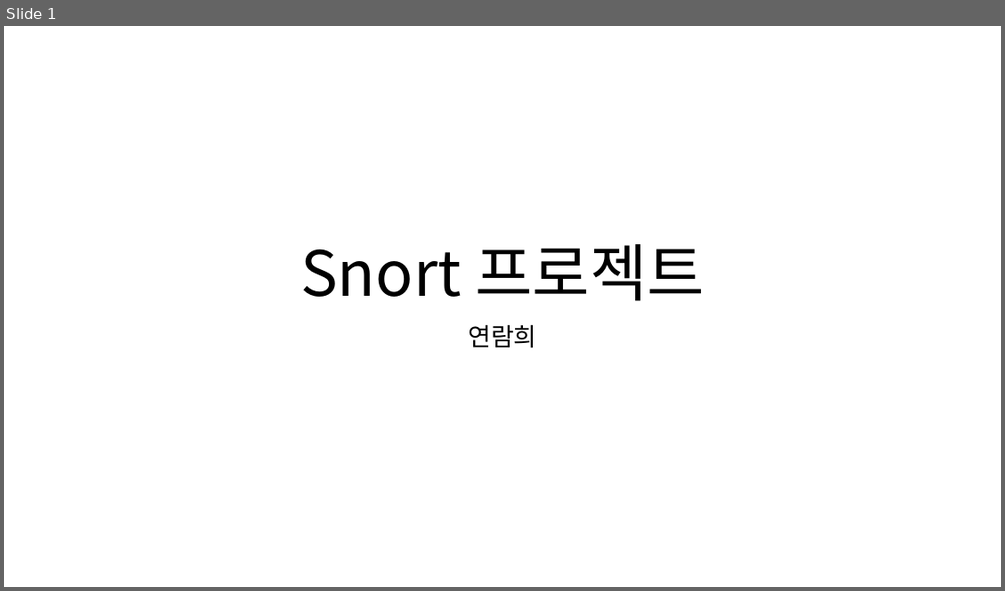
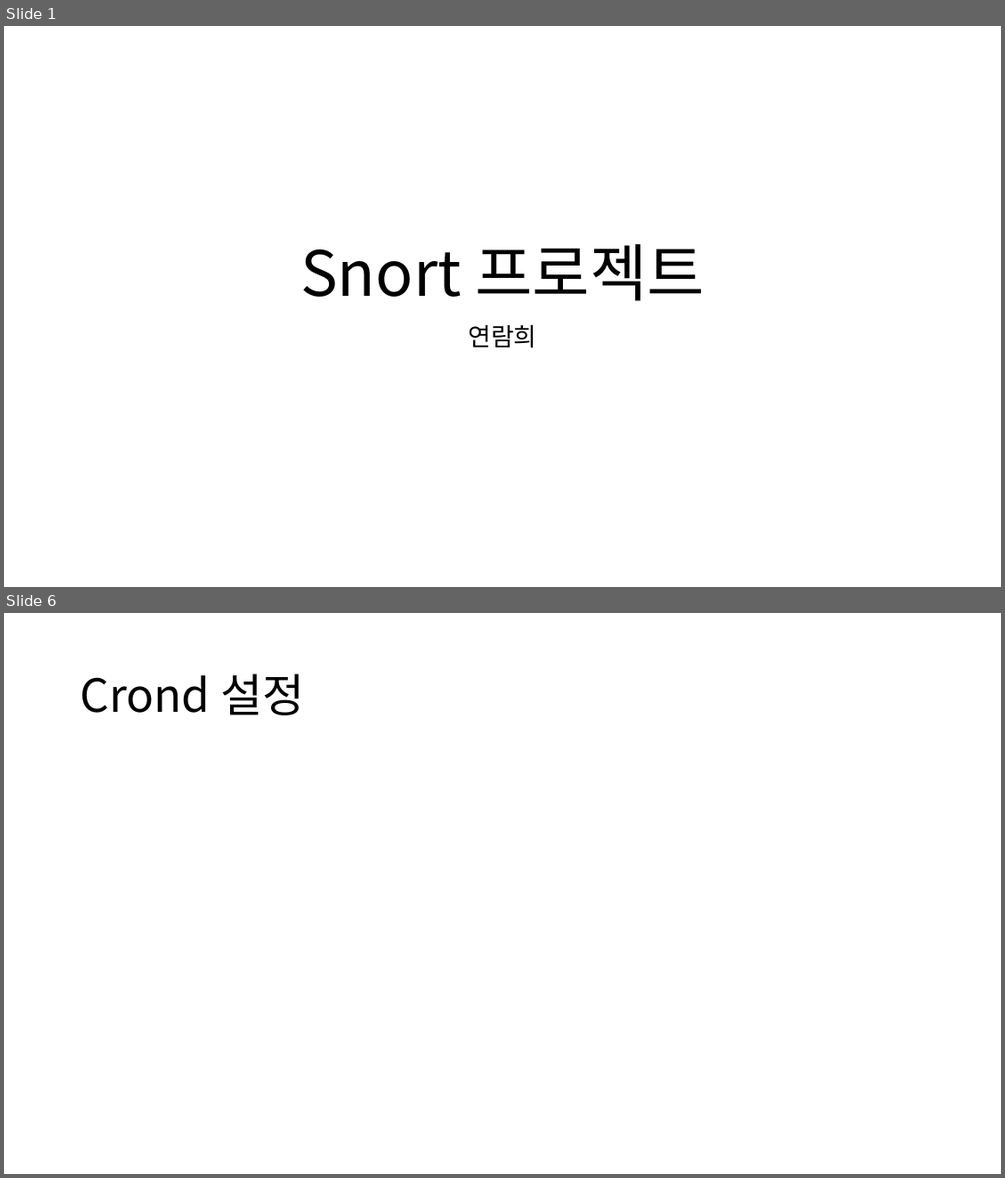
Before and after one commit to ramieeee/self_learning, a slide deck: semi_projects/보안탐지 및 SMS 알람/snort 프로젝트.pptx. Shown one above the other, each under a label of ours: slide 1 before the commit, slides 1 and 6 after it; the slides between them are not shown. The pictures are 1005x591 and 1005x1178 pixels, drawn with LibreOffice and Linux fonts; fonts in the diff are those of the drawing. Boxes give left, top, right and bottom in pixels: in the first picture for what was removed or moved away, otherwise in the second. Text is boxed around its words. In the diff, an @@ line names an element or a change of style, - is before the commit and + after.

```diff
--- a/semi_projects/보안탐지 및 SMS 알람/snort 프로젝트.pptx
+++ b/semi_projects/보안탐지 및 SMS 알람/snort 프로젝트.pptx
@@ slide 6 added at box(4, 613, 1001, 1174), background #FFFFFF @@
@@ title added at box(80, 674, 304, 715), 44 pt, text #000000 @@
+Crond 설정
```
Also in this commit, not shown: 4 other slides added, 2 slides removed.
